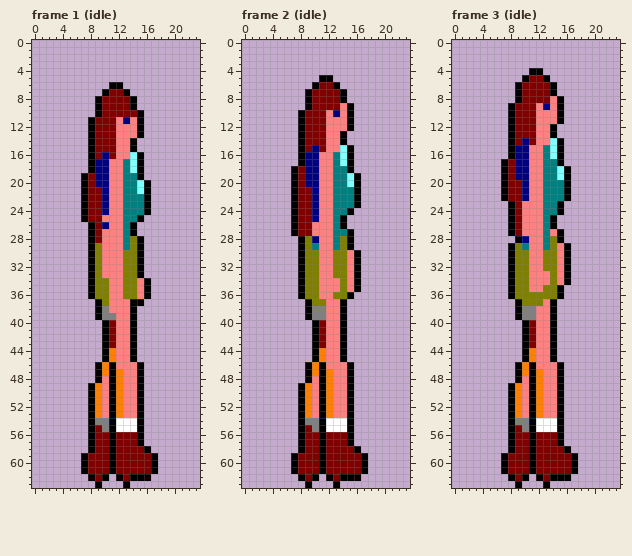
A pixel-art file gets an edit: assets/sprites/heroine_cpc_mode0.aseprite. That is the earlier state.
24x64 pixels, 40 frames. Shown: frame 1 (idle), frame 2 (idle), frame 3 (idle). The commit also changed other frames, which this record leaves out.
New version:
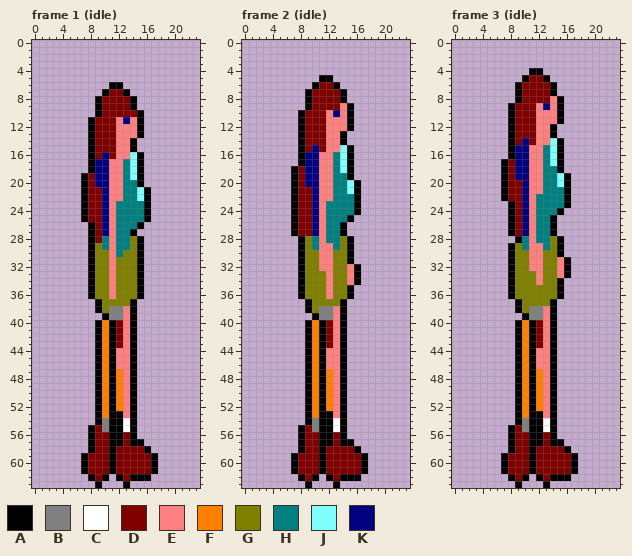
Palette (. is transparent): A #000000  B #808080  C #ffffff  D #800000  E #ff8080  F #ff8000  G #808000  H #008080  J #80ffff  K #000080
Edits made:
Frame 1 (idle):
y 19: x 14 H -> J
y 20: x 15..16 JA -> A.
y 22: x 15 H -> J
y 23..24: x 12 E -> H
y 25: x 10 E -> K; x 12 E -> H; x 15..16 A. -> HA
y 26: x 12 E -> H; x 14..15 A. -> HA
y 27: x 10 E -> K; x 12 E -> H
y 28..29: x 10 E -> H; x 12 E -> H
y 30: x 10 E -> G; x 12 E -> H
y 31..33: x 10 E -> G; x 12 E -> G
y 34..36: x 12 E -> G; x 15..16 EA -> A.
y 37: x 11..13 EEE -> GGG; x 15 A -> .
y 38: x 10..12 BEE -> GBB
y 39: x 9..10 AB -> .A; x 12 E -> B
y 40..43: x 9..12 .ADE -> AFAD
y 44..45: x 9..11 .AF -> AFA
y 46..47: x 14..15 EA -> A.
y 48: x 10 E -> F; x 14..15 EA -> A.
y 49..52: x 8..10 AFE -> .AF; x 14..15 EA -> A.
y 53: x 8..10 AFE -> .AF; x 12 F -> A; x 14..15 EA -> A.
y 54: x 8..9 AB -> .A; x 12 C -> A; x 14..15 CA -> A.
y 55: x 12 C -> A; x 14..15 CA -> A.
y 56: x 12 D -> A; x 14..15 DA -> A.
y 57: x 12 D -> A; x 14 D -> A
Frame 2 (idle):
y 18: x 14 H -> J
y 19: x 15..16 JA -> A.
y 21: x 15 H -> J
y 23: x 12 E -> H
y 24: x 12 E -> H; x 15..16 A. -> HA
y 25: x 12 E -> H; x 14..15 A. -> HA
y 26: x 10 E -> K; x 12 E -> H
y 27: x 10 E -> K; x 12 E -> H; x 14..15 HA -> A.
y 28: x 10 K -> H; x 12 E -> H
y 30..31: x 15..16 EA -> A.
y 33: x 11 E -> G
y 34: x 11 E -> G; x 13 E -> G
y 35: x 11 E -> G; x 13 E -> G; x 15..16 EA -> A.
y 36: x 11 E -> G
y 37: x 12..13 EE -> GG
y 38: x 10 B -> G; x 12 E -> B
y 39: x 9..10 AB -> .A; x 12 E -> B
y 40..43: x 9..12 .ADE -> AFAD
y 44..45: x 9..11 .AF -> AFA
y 46..47: x 14..15 EA -> A.
y 48: x 10 E -> F; x 14..15 EA -> A.
y 49..52: x 8..10 AFE -> .AF; x 14..15 EA -> A.
y 53: x 8..10 AFE -> .AF; x 12 F -> A; x 14..15 EA -> A.
y 54: x 8..9 AB -> .A; x 12 C -> A; x 14..15 CA -> A.
y 55: x 12 C -> A; x 14..15 CA -> A.
y 56: x 12 D -> A; x 14..15 DA -> A.
y 57: x 12 D -> A; x 14 D -> A
Frame 3 (idle):
y 17: x 14 H -> J
y 18: x 15..16 JA -> A.
y 20: x 15 H -> J
y 22: x 12 E -> H
y 23: x 10 E -> K; x 12 E -> H; x 15..16 A. -> HA
y 24..26: x 10 E -> K; x 12 E -> H
y 27: x 10 E -> K; x 12 E -> H; x 14..15 EA -> A.
y 28: x 10 K -> H; x 12 E -> H
y 29..30: x 15..16 EA -> A.
y 33: x 11 E -> G; x 13 E -> G
y 34: x 11 E -> G; x 13 E -> G; x 15..16 EA -> A.
y 35: x 11..12 EE -> GG
y 37: x 13 E -> G
y 38: x 10 B -> G; x 12 E -> B
y 39: x 9..10 AB -> .A; x 12 E -> B
y 40..43: x 9..12 .ADE -> AFAD
y 44..45: x 9..11 .AF -> AFA
y 46..47: x 14..15 EA -> A.
y 48: x 10 E -> F; x 14..15 EA -> A.
y 49..52: x 8..10 AFE -> .AF; x 14..15 EA -> A.
y 53: x 8..10 AFE -> .AF; x 12 F -> A; x 14..15 EA -> A.
y 54: x 8..9 AB -> .A; x 12 C -> A; x 14..15 CA -> A.
y 55: x 12 C -> A; x 14..15 CA -> A.
y 56: x 12 D -> A; x 14..15 DA -> A.
y 57: x 12 D -> A; x 14 D -> A
Pixel boxes of the changes (left, top, right, bottom) in both pictures:
changed: (88, 173, 151, 446)
changed: (298, 166, 361, 446)
changed: (508, 159, 571, 446)
